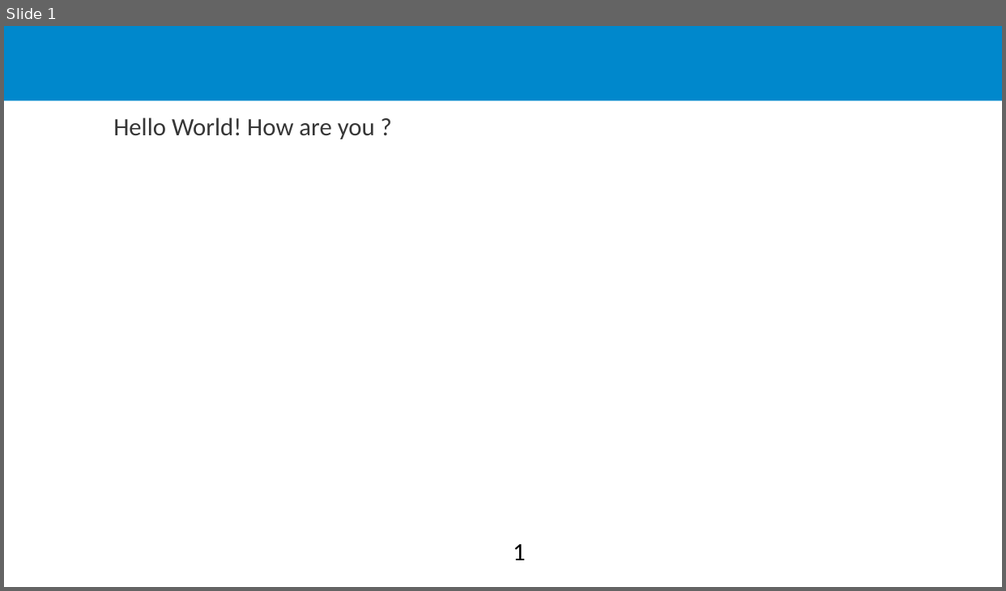
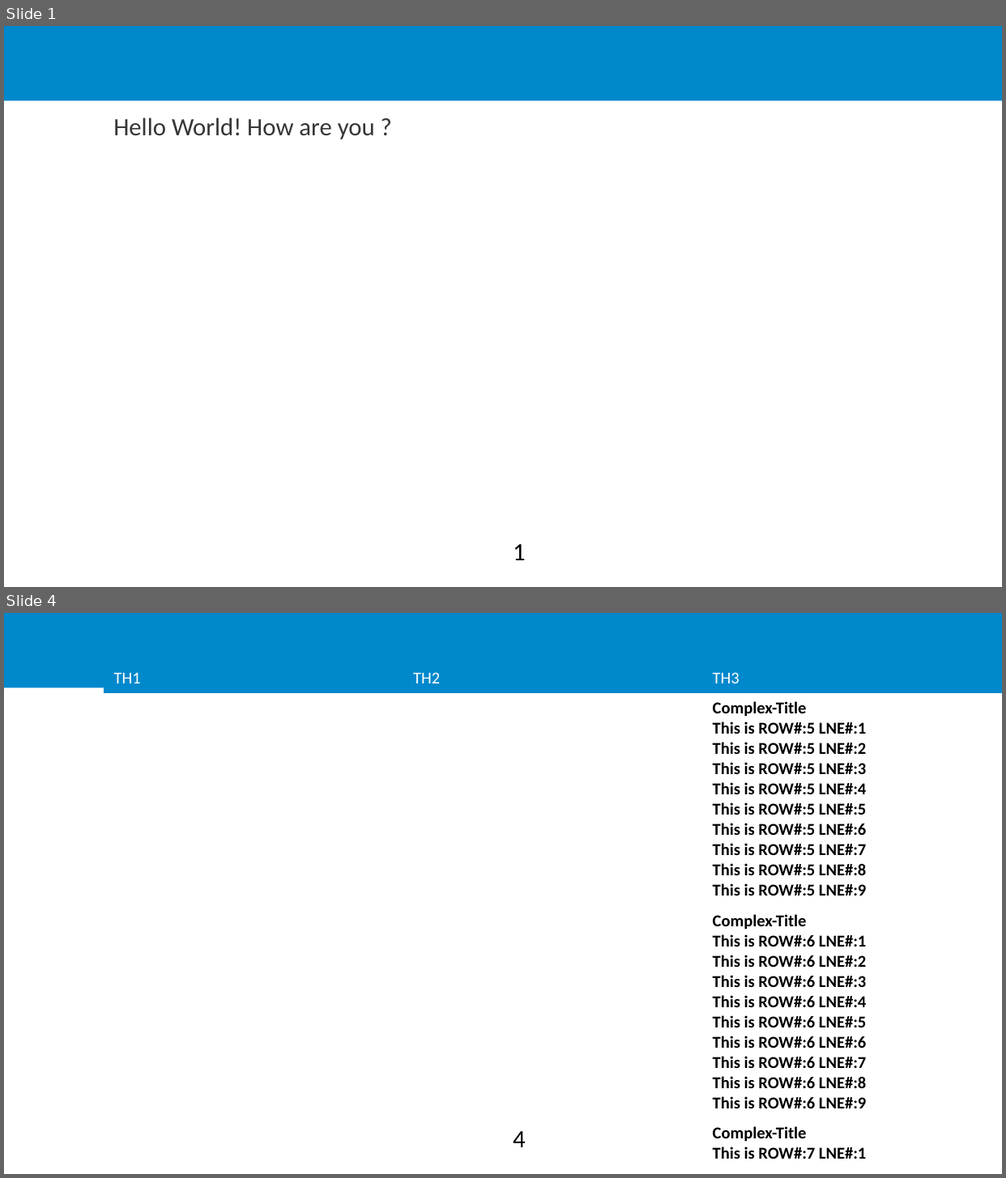
Before and after one commit to Xebec19/super-fortnight, a slide deck: Presentation.pptx. Shown one above the other, each under a label of ours: slide 1 before the commit, slides 1 and 4 after it; the slides between them are not shown. The pictures are 1006x591 and 1006x1178 pixels, drawn with LibreOffice and Linux fonts; fonts in the diff are those of the drawing; background and template pictures are left out. Boxes give left, top, right and bottom in pixels: in the first picture for what was removed or moved away, otherwise in the second. Text is boxed around its words. In the diff, an @@ line names an element or a change of style, - is before the commit and + after.

```diff
--- a/Presentation.pptx
+++ b/Presentation.pptx
@@ slide 4 added at bbox=[4, 613, 1002, 1174], background #FFFFFF; not listed: 1 template element that a slide beside it also shows @@
@@ table added at bbox=[104, 663, 1002, 1162], 4 rows, 3 columns @@
+TH1 | TH2 | TH3
+ |  | Complex-Title / This is ROW#:5 LNE#:1 / This is ROW#:5 LNE#:2 / This is ROW#:5 LNE#:3 / This is ROW#:5 LNE#:4 / This is ROW#:5 LNE#:5 / This is ROW#:5 LNE#:6 / This is ROW#:5 LNE#:7 / This is ROW#:5 LNE#:8 / This is ROW#:5 LNE#:9
+ |  | Complex-Title / This is ROW#:6 LNE#:1 / This is ROW#:6 LNE#:2 / This is ROW#:6 LNE#:3 / This is ROW#:6 LNE#:4 / This is ROW#:6 LNE#:5 / This is ROW#:6 LNE#:6 / This is ROW#:6 LNE#:7 / This is ROW#:6 LNE#:8 / This is ROW#:6 LNE#:9
+ |  | Complex-Title / This is ROW#:7 LNE#:1
@@ page number added at bbox=[513, 1131, 526, 1148], 18 pt, text #000000 @@
+4
```
Also in this commit, not shown: 5 other slides added, 1 slide removed, 3 other files.
